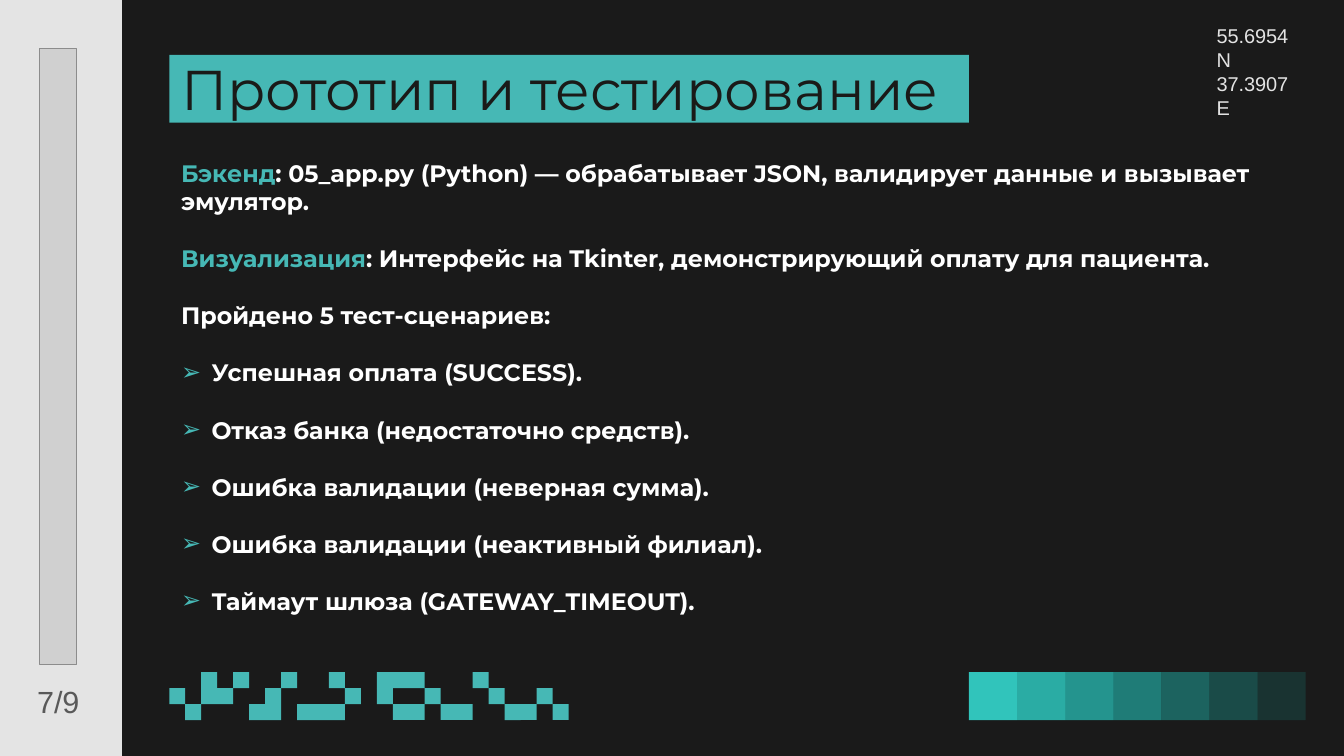
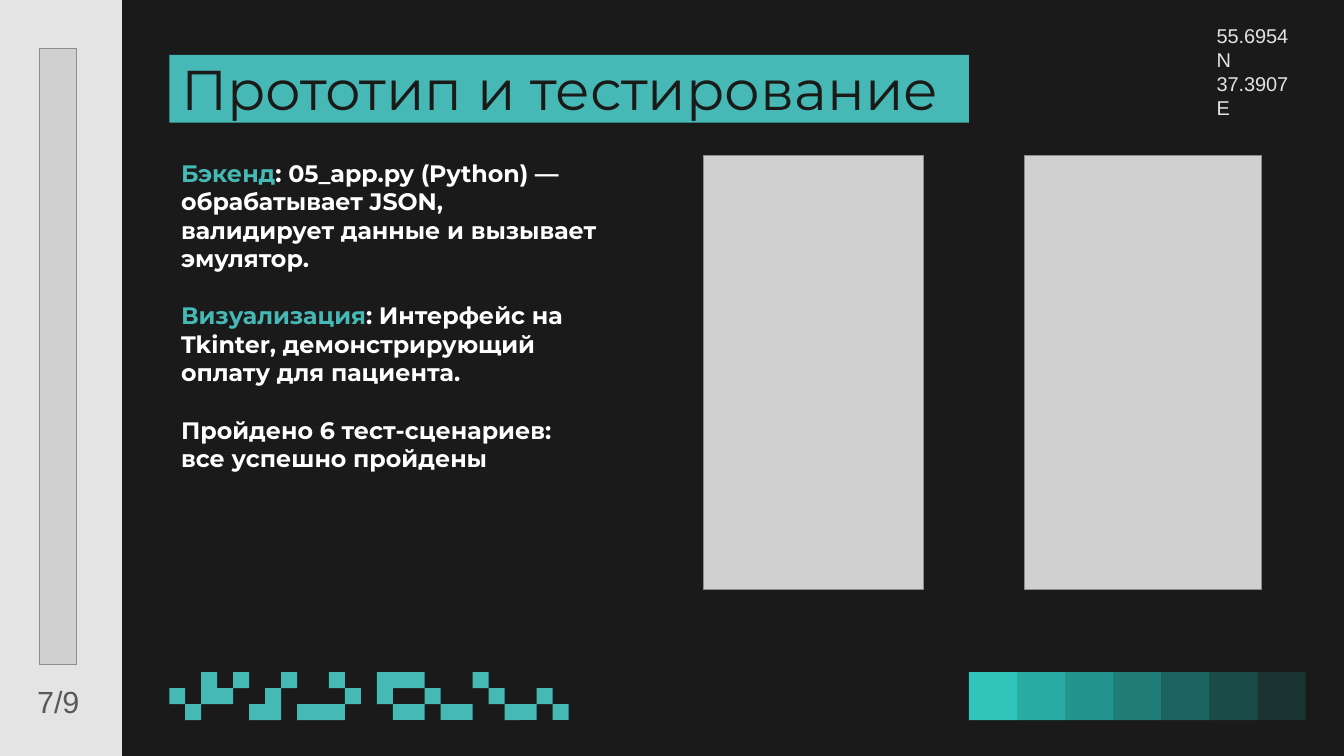
Before and after one commit to annasirobokova82-web/team_1_case_1, a slide deck: slide 7 of 06_презентация_и_приложение/Презентация.pptx. Drawn at 1344x756 pixels with LibreOffice and Linux fonts; fonts in the diff are those of the drawing; grey boxes stand for pictures; background and template pictures are left out. Boxes give left, top, right and bottom in pixels: in the first picture for what was removed or moved away, otherwise in the second. Text is boxed around its words. In the diff, an @@ line names an element or a change of style, - is before the commit and + after.

```diff
--- a/06_презентация_и_приложение/Презентация.pptx
+++ b/06_презентация_и_приложение/Презентация.pptx
@@ picture added at [703, 156, 923, 589] @@
@@ picture added at [1024, 156, 1261, 589] @@
@@ text at [181, 421, 552, 472]: text changed @@
-Пройдено 5 тест-сценариев:
-➢ Успешная оплата (SUCCESS).
-➢ Отказ банка (недостаточно средств).
-➢ Ошибка валидации (неверная сумма).
-➢ Ошибка валидации (неактивный филиал).
-➢ Таймаут шлюза (GATEWAY_TIMEOUT).
+Пройдено 6 тест-сценариев: все успешно пройдены
```
Also in this commit, not shown: 4 other slides changed, 6 other files.
